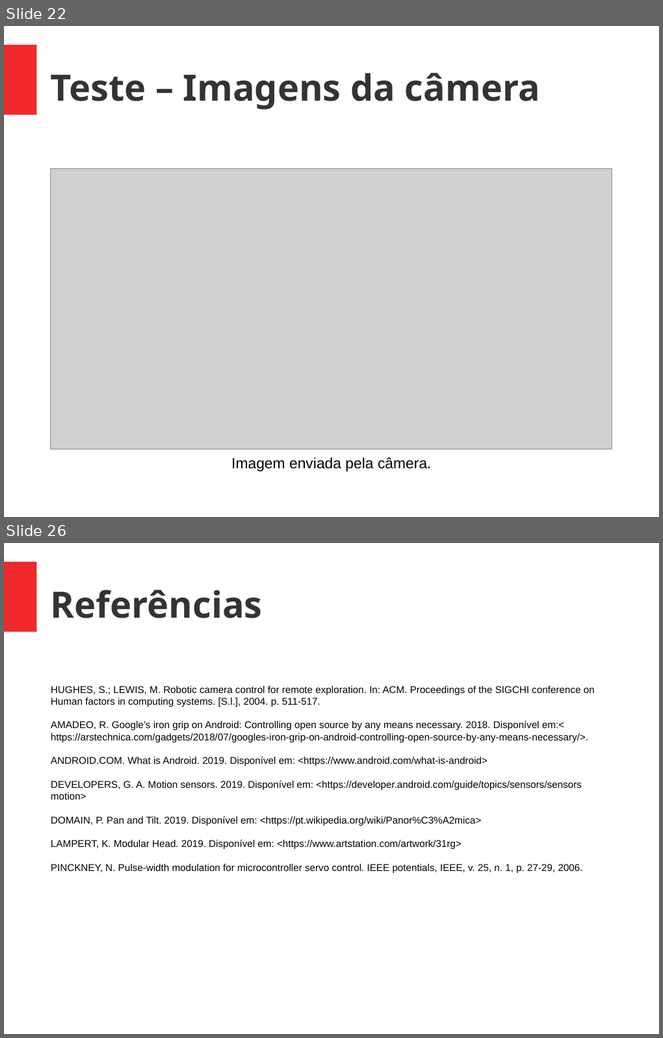
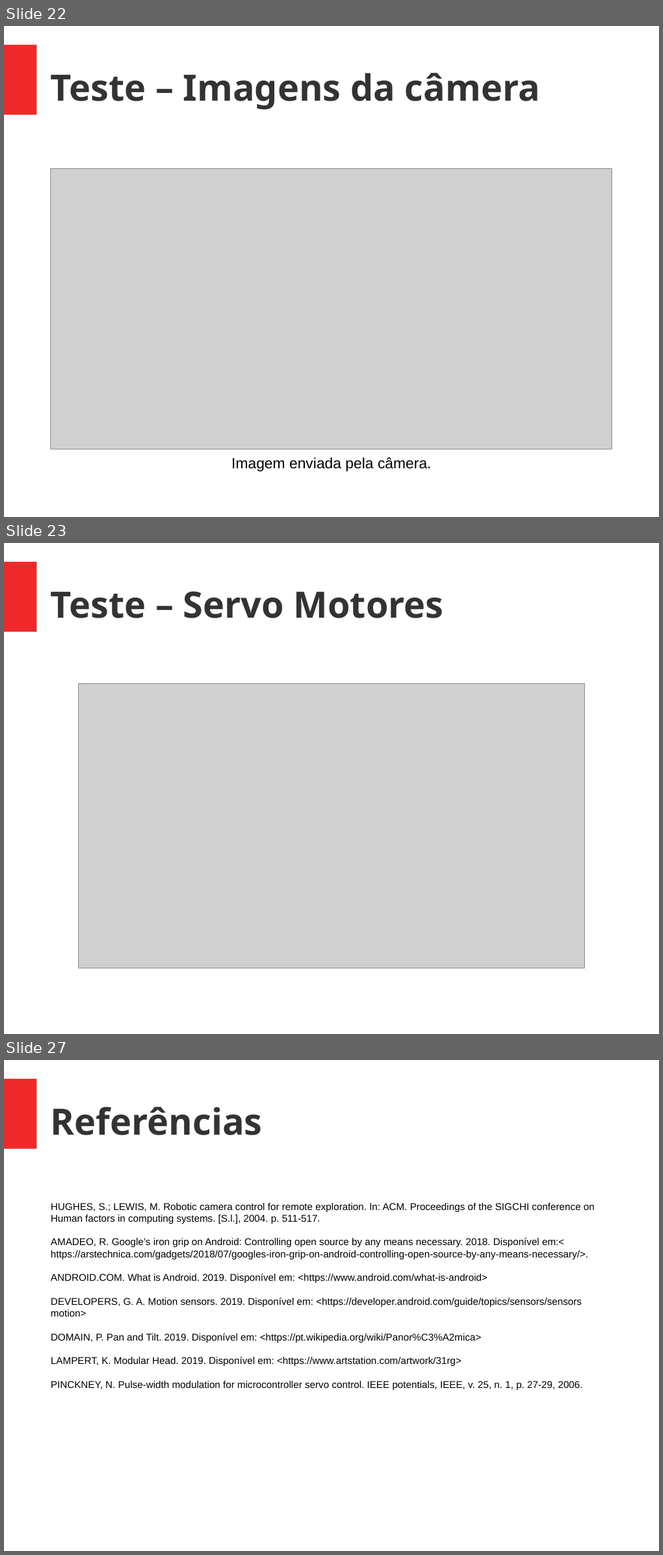
Before and after one commit to raffsalvetti/ENGG60, a slide deck: apresentacao/tcc.odp. Shown one above the other, each under a label of ours: slides 22 and 26 before the commit, slides 22, 23 and 27 after it; the slides between them are not shown. The pictures are 663x1038 and 663x1555 pixels, drawn with LibreOffice and Linux fonts; fonts in the diff are those of the drawing; grey boxes stand for pictures. Boxes give left, top, right and bottom in pixels: in the first picture for what was removed or moved away, otherwise in the second. Text is boxed around its words. In the diff, an @@ line names an element or a change of style, - is before the commit and + after.

Commit message:
adicionado conclusao e testes na apresentacao; adicionado videos

```diff
--- a/apresentacao/tcc.odp
+++ b/apresentacao/tcc.odp
@@ slide 23 added at (4,543,659,1034), background #FFFFFF; not listed: 1 template element that a slide beside it also shows @@
@@ title added at (51,591,444,618), 44 pt, text #333333, bold @@
+Teste – Servo Motores
@@ picture added at (78,683,586,969) @@
@@ what was slide 26 is now slide 27 @@
```
Also in this commit, not shown: 2 slides changed, 2 other slides added, 2 slides removed, 3 other files.
